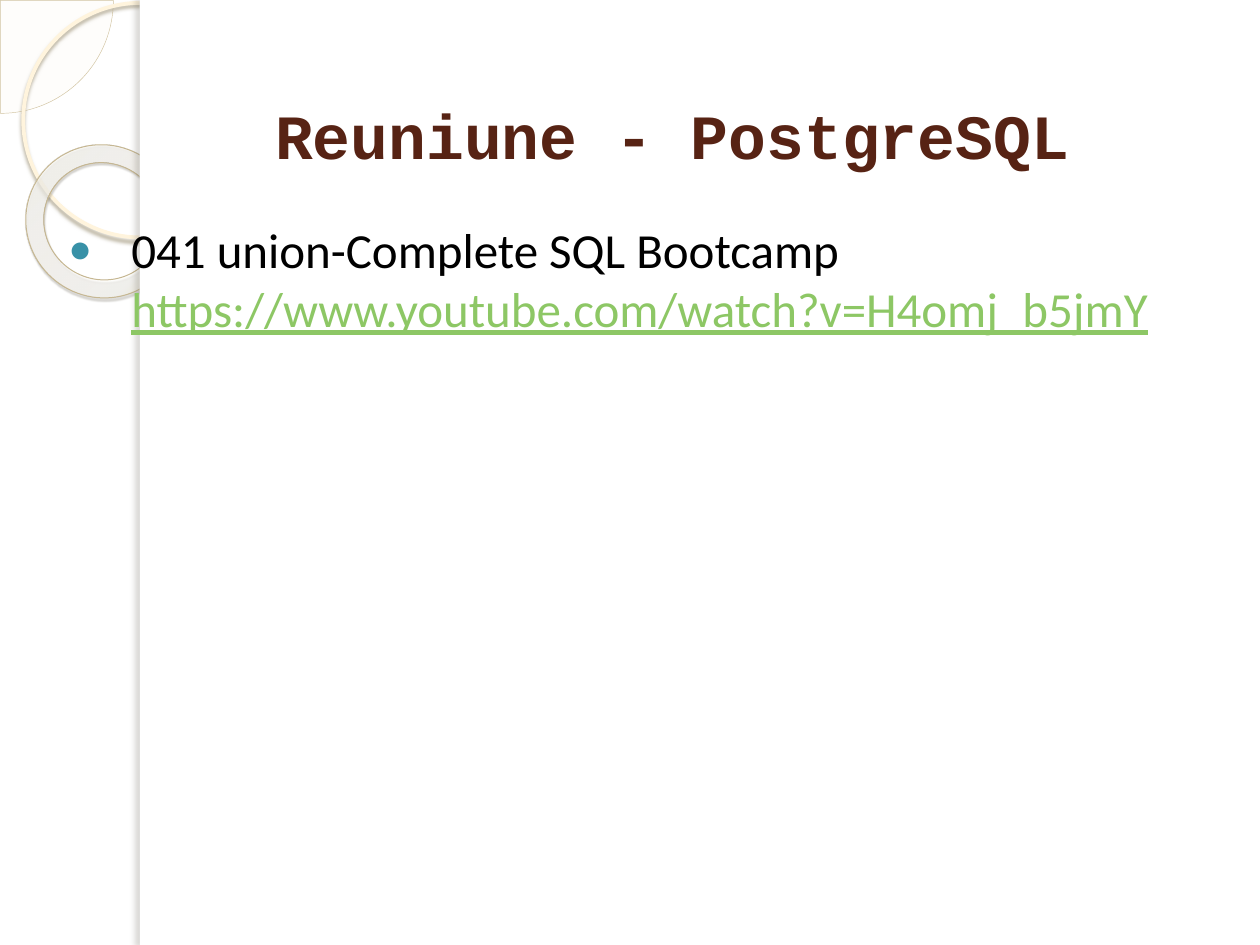
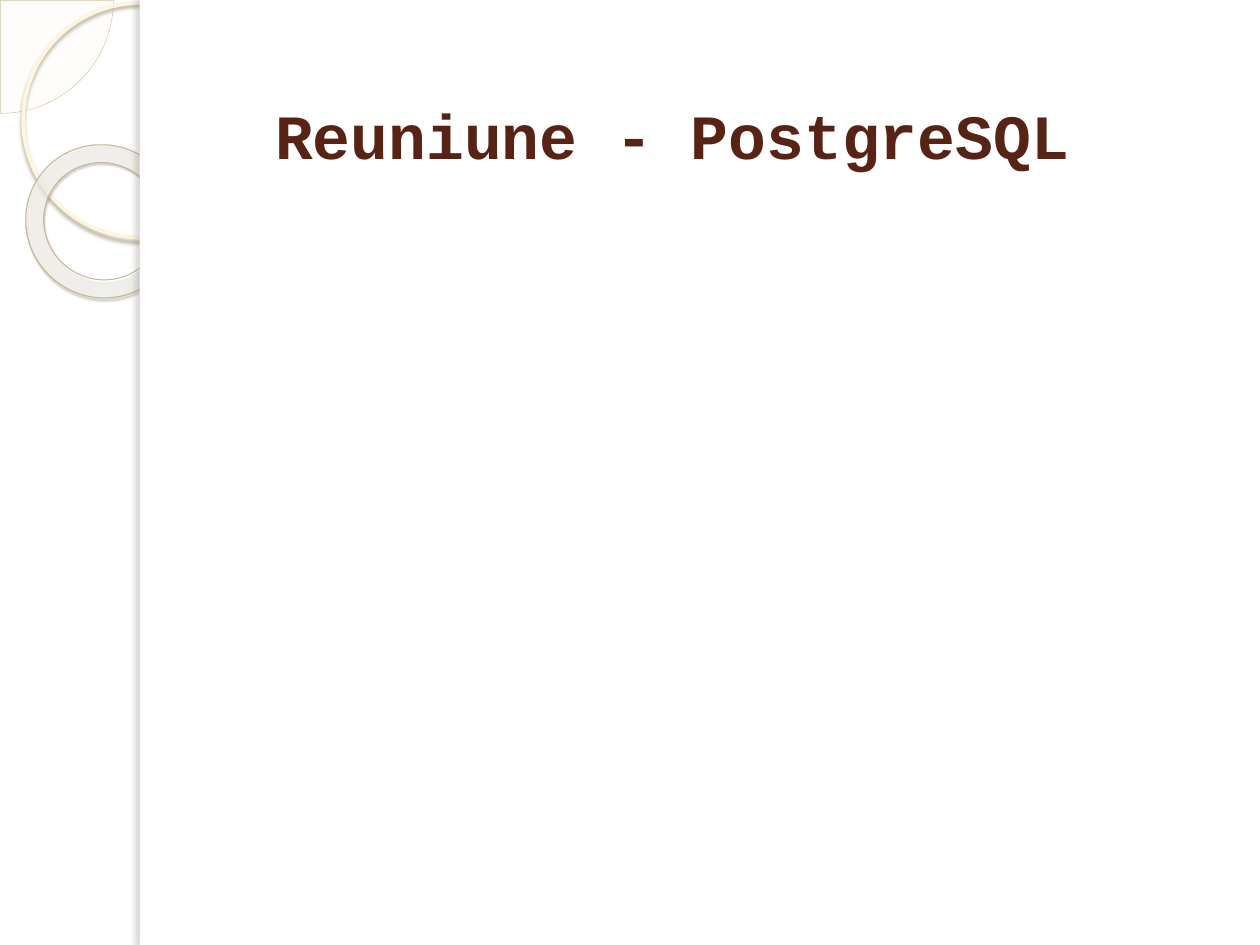
Before and after one commit to marinfotache/Baze-de-date-I, a slide deck: slide 14 of 11-13_SQL_Interogari - elemente de baza/11_LimbajeDeInterogare_AR_SQL2.pptx. Drawn at 1260x945 pixels with LibreOffice and Linux fonts; fonts in the diff are those of the drawing; background and template pictures are left out. Boxes give left, top, right and bottom in pixels: in the first picture for what was removed or moved away, otherwise in the second. Text is boxed around its words. In the diff, an @@ line names an element or a change of style, - is before the commit and + after.

```diff
--- a/11-13_SQL_Interogari - elemente de baza/11_LimbajeDeInterogare_AR_SQL2.pptx
+++ b/11-13_SQL_Interogari - elemente de baza/11_LimbajeDeInterogare_AR_SQL2.pptx
@@ text removed at bbox=[131, 234, 1147, 336] @@
-● 041 union-Complete SQL Bootcamp https://www.youtube.com/watch?v=H4omj_b5jmY
```
Also in this commit, not shown: 3 other slides changed, 3 other files.
